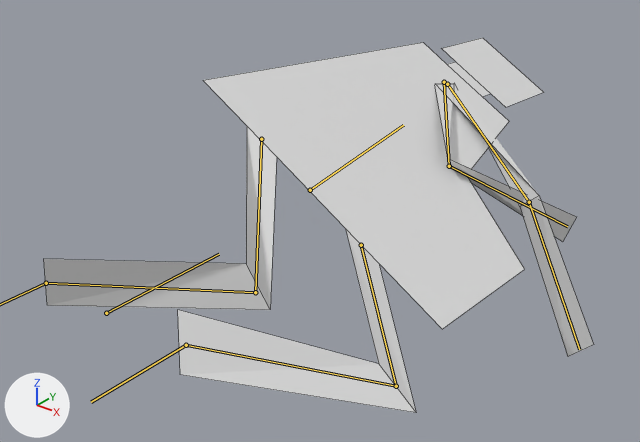
What one commit did to the Blender file Shapes/fatman.blend.
Both versions are drawn from a 50 mm camera at (1.077, -0.342, 0.35) aimed at (0.516, 0.36, -0.085). Lighting does not change. The marker at lower left points along +X, +Y and +Z. Both versions are drawn at frame 25 of the action 'Frontflip'; the numbers are the values there. The bones that bend it are drawn over the model as lines. Mesh edges are drawn as thin lines.

The first picture shows 'Fatman'.
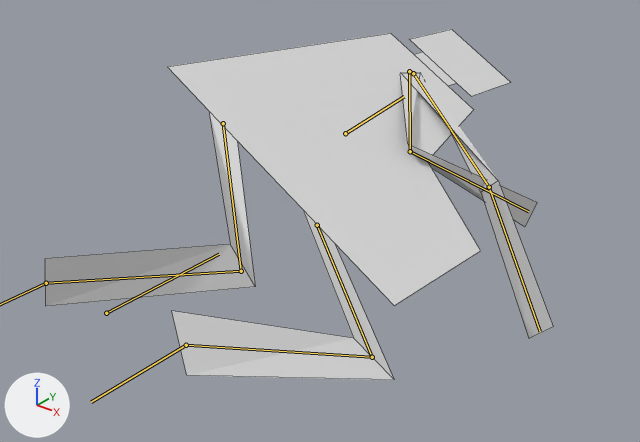
What differs and where, as boxes [x1, y1, x2, y2] in the pictures (640 x 442 px):
'Fatman', posed (8% narrower, 6% shorter): before [44, 38, 594, 413]; after [45, 29, 553, 380]
bone 'Body', root to tip: before (310, 190) to (403, 125); after (345, 133) to (404, 96)

The change in detail:
Object 'Armature' (bone_rig_object) moves from (0.0, 0.0, 0.0) to (0.6, 0.0, 0.0).
Bone 'Root' (bone_root) moves from (0.6, 0.0, 0.0) to (0.0, 0.0, 0.0).
Bone 'Body' (bone_body) moves from (0.0, -0.083, 0.0) to (-0.054, -0.075, 0.0).
